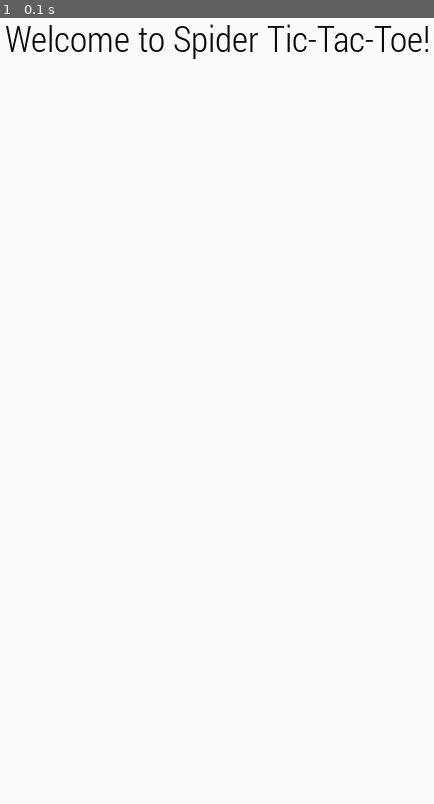
Above: before the commit, frame 1.
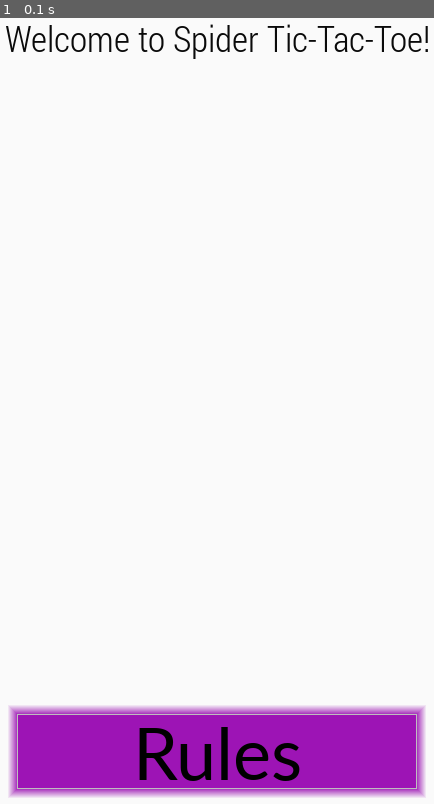
Above: after the commit, the same moment.

Repository: ryaneggert/SoftwareDesign_GameDev
Game: pygame game, started from Meg_Tests/welcome.py
Same seed, same stepped clock (60 frames per second), same inputs: the game is played once before the commit and once after it. The source is Python 2; it was converted automatically to run under Python 3.
Inputs:
- Up to frame 1 (0.1 s): no input

The runs differ from the first frame. In frame 1, 11% of the frame differs, in the area x 2-98%, y 87-100%.

Commit message:
Added a rules button with detection

Diff:
--- a/Meg_Tests/welcome.py
+++ b/Meg_Tests/welcome.py
@@ -5,9 +5,47 @@
 @author: Meg McCauley
 
 welcome.py
+Sourced from Ryan Eggert's pygametest1.py
 """
 import pygame as pyg
 from pygame.locals import *
+
+"""Button class sourced from Simon H. Larsen, http://lagusan.com/button-drawer-python-2-6/"""
+
+class Button:
+    def create_button(self, surface, color, x, y, length, height, width, text, text_color):
+        surface = self.draw_button(surface, color, length, height, x, y, width)
+        surface = self.write_text(surface, text, text_color, length, height, x, y)
+        self.rect = pyg.Rect(x,y, length, height)
+        return surface
+
+    def write_text(self, surface, text, text_color, length, height, x, y):
+        font_size = int(length//len(text))
+        myFont = pyg.font.SysFont("Calibri", font_size)
+        myText = myFont.render(text, 1, text_color)
+        surface.blit(myText, ((x+length/2) - myText.get_width()/2, (y+height/2) - myText.get_height()/2))
+        return surface
+
+    def draw_button(self, surface, color, length, height, x, y, width):
+        for i in range(1,10):
+            s = pyg.Surface((length+(i*2),height+(i*2)))
+            s.fill(color)
+            alpha = (255/(i+2))
+            if alpha <= 0:
+                alpha = 1
+            s.set_alpha(alpha)
+            pyg.draw.rect(s, color, (x-i,y-i,length+i,height+i), width)
+            surface.blit(s, (x-i,y-i))
+        pyg.draw.rect(surface, color, (x,y,length,height), 0)
+        pyg.draw.rect(surface, (190,190,190), (x,y,length,height), 1)
+        return surface
+
+    #Edited from original to shorten (one if statement with ands, not four)
+    def pressed(self, mouse_pos):
+        if mouse_pos[0] > self.rect.topleft[0] and mouse_pos[1] > self.rect.topleft[1] and mouse_pos[0] < self.rect.bottomright[0] and mouse_pos[1] < self.rect.bottomright[1]:
+            # print "Some button was pressed!"
+            return True
+        else: return False
 
 def main():
 
@@ -21,6 +59,12 @@
     background = background.convert()
     background.fill((250, 250, 250))
     screen.blit(background, (0, 0))
+
+    # Make a purple rules button
+    rules_button = Button()
+    rule = rules_button.create_button(background,(157,20,181), 200, 700, 400, 75, 0, "Rules", (0,0,0))
+    screen.blit(rule, (0,0))
+    pyg.display.flip()
 
     # Display title text
     font = pyg.font.Font("fonts/RobotoCondensed-Light.ttf", 36)
@@ -40,6 +84,11 @@
                 if event.key == K_ESCAPE:
                     pyg.quit()
                     return
+            elif event.type == MOUSEBUTTONDOWN: # Only register click on mouse button down.
+                print 'mousedown'
+                mouse_pos = pyg.mouse.get_pos()
+                if rules_button.pressed(mouse_pos):
+                    print 'Rules'   # May need to debounce
 
 if __name__ == '__main__':
     main()
